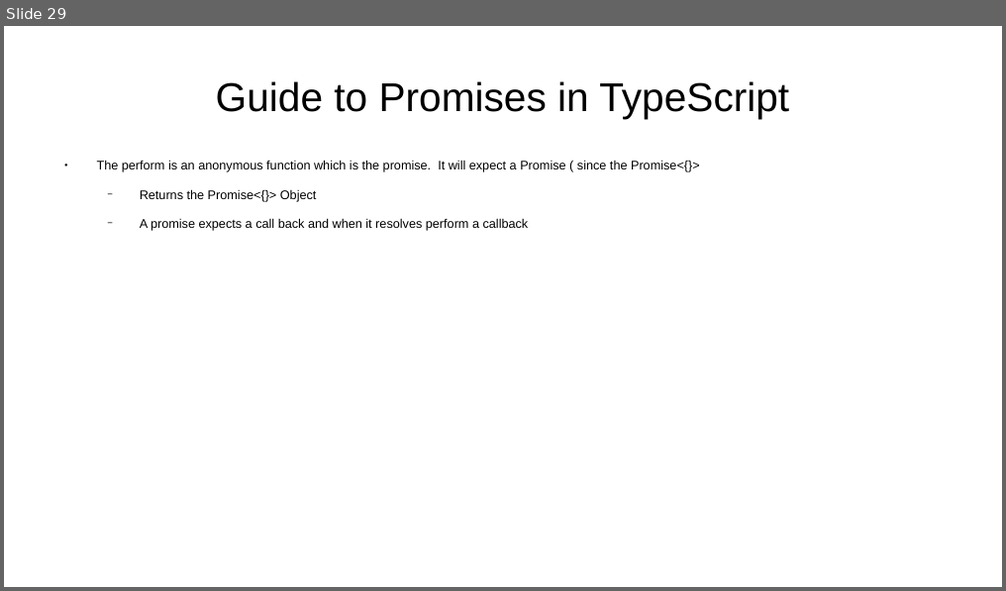
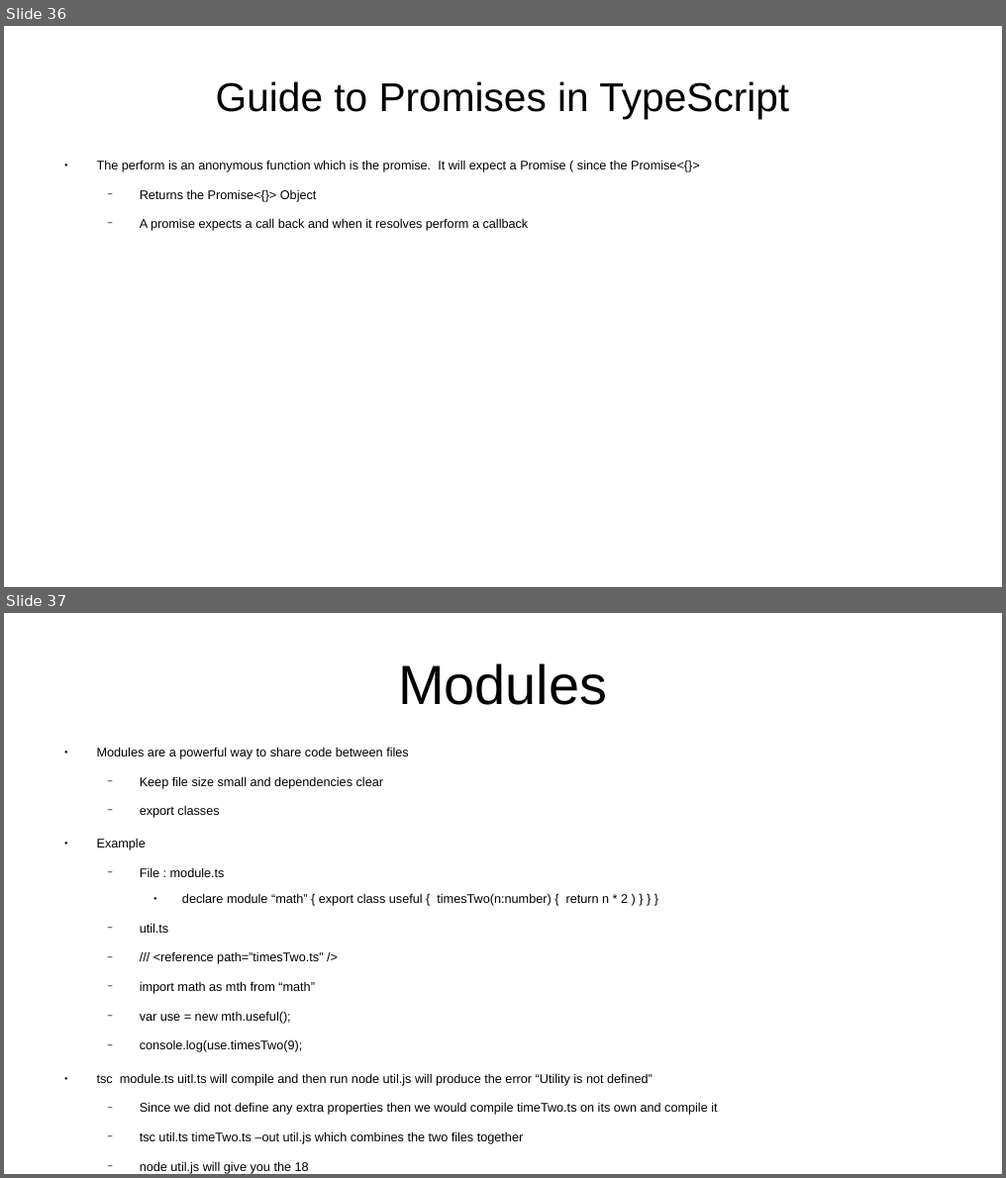
Before and after one commit to CharlesStockman/notesFromCourses, a slide deck: javascript/typescript/Introduction to Typescript Development.odp. Shown one above the other, each under a label of ours: slide 29 before the commit, slides 36 and 37 after it. The pictures are 1006x591 and 1006x1178 pixels, drawn with LibreOffice and Linux fonts; fonts in the diff are those of the drawing. Boxes give left, top, right and bottom in pixels: in the first picture for what was removed or moved away, otherwise in the second. Text is boxed around its words. In the diff, an @@ line names an element or a change of style, - is before the commit and + after.

```diff
--- a/javascript/typescript/Introduction to Typescript Development.odp
+++ b/javascript/typescript/Introduction to Typescript Development.odp
@@ slide 37 added at bbox=[4, 613, 1002, 1174], background #FFFFFF @@
@@ title added at bbox=[398, 663, 607, 705], 44 pt, text #000000 @@
+Modules
@@ text added at bbox=[97, 747, 717, 1174], 10 pt, text #000000 @@
+● Modules are a powerful way to share code between files
+  − Keep file size small and dependencies clear
+  − export classes
+● Example
+  − File : module.ts
+    ● declare module “math” { export class useful { timesTwo(n:number) { return n * 2 ) } } }
+  − util.ts
+  − /// <reference path=”timesTwo.ts” />
+  − import math as mth from “math”
+  − var use = new mth.useful();
+  − console.log(use.timesTwo(9);
+● tsc module.ts uitl.ts will compile and then run node util.js will produce the error “Utility is not defined”
+  − Since we did not define any extra properties then we would compile timeTwo.ts on its own and compile it
+  − tsc util.ts timeTwo.ts –out util.js which combines the two files together
+  − node util.js will give you the 18
@@ what was slide 29 is now slide 36 @@
```
Also in this commit, not shown: 7 slides changed, 7 other slides added, 14 other files.
